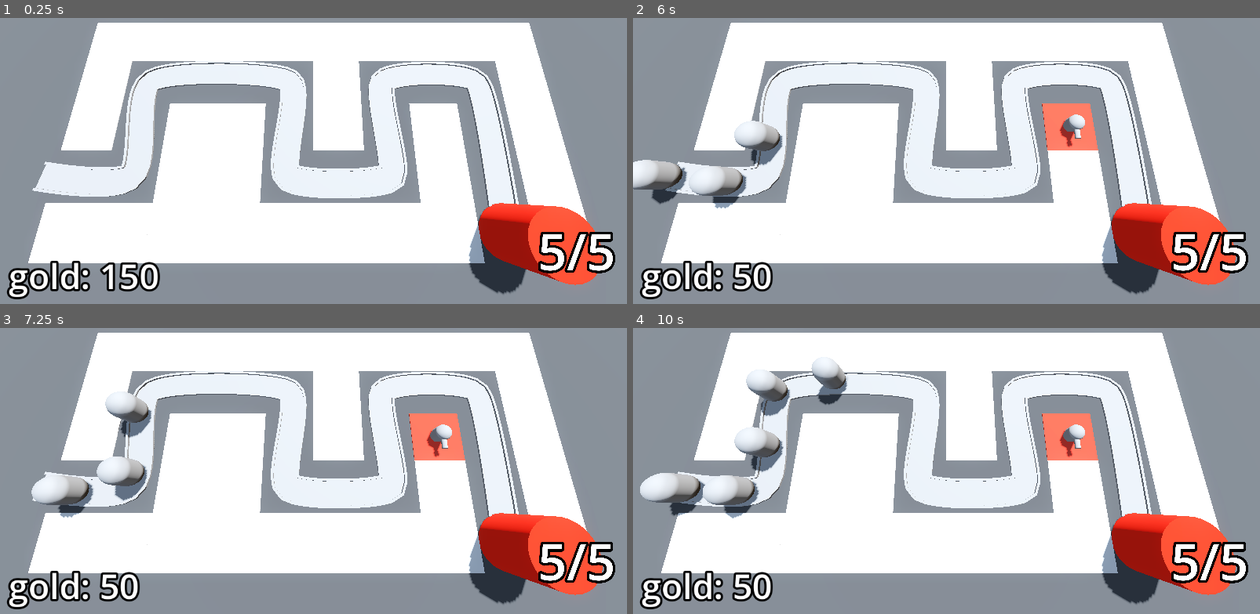
Above: before the commit, frames 1-4 (two rows, left to right).
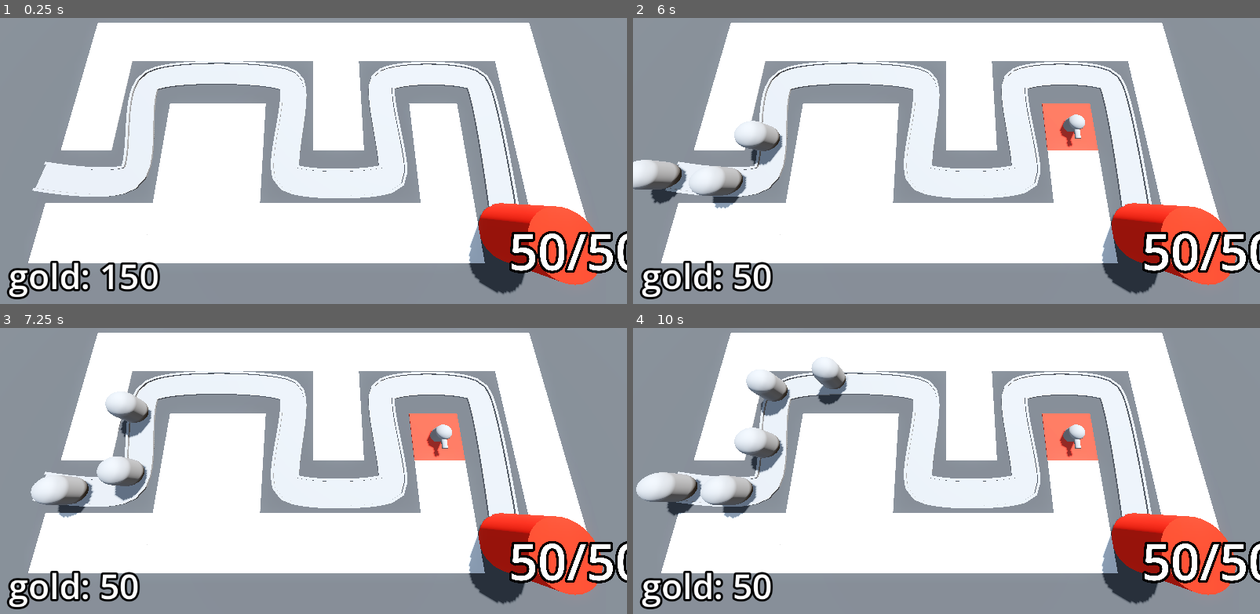
Above: after the commit, the same moments.

Repository: Bzparkes/BarbarianBlaster
Game: Godot game, scene res://BaseLevel.tscn
Two runs of this game, one before a commit and one after it. Both use one fixed random seed, a clock stepped at 60 frames per second and the inputs below.
Inputs (mouse positions are in pixels of both pictures, inside the frame that each line leads up to):
- Up to frame 1 (0.25 s): no input
- Up to frame 2 (6 s): tap Enter at 0.5, 2 s; move the mouse to (1084, 112) at 0.52 s; press the mouse at (1084, 112) at 0.53 s; tap Space at 1.25 s; move the mouse to (821, 146) at 1.27 s; release the mouse at (821, 146) at 1.28 s; click (821, 146) at 1.35 s; move the mouse to (1009, 52) at 2.02 s; press the mouse at (1009, 52) at 2.03 s; move the mouse to (915, 201) at 2.77 s; release the mouse at (915, 201) at 2.78 s; click (915, 201) at 2.85 s; move the mouse to (1134, 183) at 3.52 s; press the mouse at (1134, 183) at 3.53 s; move the mouse to (758, 78) at 4.27 s; release the mouse at (758, 78) at 4.28 s; click (758, 78) at 4.35 s; move the mouse to (977, 129) at 5.02 s; press the mouse at (977, 129) at 5.03 s; move the mouse to (852, 43) at 5.77 s; release the mouse at (852, 43) at 5.78 s; click (852, 43) at 5.85 s
- Up to frame 3 (7.25 s): move the mouse to (451, 422) at 6.52 s; press the mouse at (451, 422) at 6.53 s
- Up to frame 4 (10 s): move the mouse to (821, 456) at 7.27 s; release the mouse at (821, 456) at 7.28 s; click (821, 456) at 7.35 s; move the mouse to (1009, 362) at 8.02 s; press the mouse at (1009, 362) at 8.03 s; move the mouse to (915, 511) at 8.77 s; release the mouse at (915, 511) at 8.78 s; click (915, 511) at 8.85 s; move the mouse to (1134, 493) at 9.52 s; press the mouse at (1134, 493) at 9.53 s

The runs differ from the first frame. In frame 1, 1.0% of the frame differs, in the area x 81-100%, y 74-90%; in frame 2, 1.1%; in frame 3, 1.1%; in frame 4, 1.6%, in the area x 0-100%, y 34-90%.

Commit message:
Added curves for scaling enemy health, as well as ensuring the enemies stop spawning after 30 seconds and disappear when they reach the base

Diff:
--- a/Base/base.gd
+++ b/Base/base.gd
@@ -1,11 +1,10 @@
 extends Node3D
 
-@export var maximum_health: int = 5
+@export var maximum_health: int
 
 var current_health: int:
 	set(health_in):
 		current_health = health_in
-		print("health was changed")
 		label_3d.text = str(current_health) + "/" + str(maximum_health)
 		var red: Color = Color.RED
 		var white: Color = Color.WHITE
@@ -17,10 +16,6 @@
 
 func _ready() -> void:
 	current_health = maximum_health
-	var my_name: String = "Byron"
-	var my_number: int = 41
-	print(my_name + " - " + str(my_number))
 
 func take_damage() -> void:
-	print("damage taken")
 	current_health -= 1
--- a/BaseLevel.tscn
+++ b/BaseLevel.tscn
@@ -120,6 +120,7 @@
 
 [node name="Base" parent="." instance=ExtResource("3_o2j4u")]
 transform = Transform3D(1, 0, 0, 0, 1, 0, 0, 0, 1, 14, 0, 10)
+maximum_health = 50
 
 [node name="TurretManager" type="Node3D" parent="." node_paths=PackedStringArray("enemy_path")]
 script = ExtResource("5_cwwxe")
@@ -153,3 +154,4 @@
 [node name="DifficultyManager" parent="." instance=ExtResource("9_xkmwr")]
 
 [connection signal="timeout" from="EnemyPath/Timer" to="EnemyPath" method="spawn_enemy"]
+[connection signal="stop_spawning_enemies" from="DifficultyManager" to="EnemyPath" method="_on_difficulty_manager_stop_spawning_enemies"]
--- a/DifficultyManager/difficulty_manager.gd
+++ b/DifficultyManager/difficulty_manager.gd
@@ -1,21 +1,25 @@
 extends Node
+
+signal stop_spawning_enemies
 
 @export var game_length := 30.0
 @export var spawn_time_curve: Curve
+@export var enemy_health_curve: Curve
 
 @onready var timer: Timer = $Timer
 
-# Called when the node enters the scene tree for the first time.
 func _ready() -> void:
 	timer.start(game_length)
-
-
-# Called every frame. 'delta' is the elapsed time since the previous frame.
-func _process(delta: float) -> void:
-	print(get_spawn_time())
 
 func game_progress_ratio() -> float:
 	return 1.0 - (timer.time_left / game_length)
 
 func get_spawn_time() -> float:
 	return spawn_time_curve.sample(game_progress_ratio())
+
+func get_enemy_health() -> float:
+	return enemy_health_curve.sample(game_progress_ratio())
+
+
+func _on_timer_timeout() -> void:
+	stop_spawning_enemies.emit()
--- a/DifficultyManager/difficulty_manager.tscn
+++ b/DifficultyManager/difficulty_manager.tscn
@@ -1,15 +1,23 @@
-[gd_scene load_steps=3 format=3 uid="uid://mkj7f0lctt2k"]
+[gd_scene load_steps=4 format=3 uid="uid://mkj7f0lctt2k"]
 
 [ext_resource type="Script" uid="uid://c8yn42cb1sska" path="res://DifficultyManager/difficulty_manager.gd" id="1_ab1g6"]
 
 [sub_resource type="Curve" id="Curve_ab1g6"]
-_limits = [0.25, 2.0, 0.0, 1.0040817]
-_data = [Vector2(0, 2), 0.0, -1.742886, 0, 1, Vector2(1.0040817, 0.25), -1.742886, 0.0, 1, 0]
+_limits = [0.5, 2.0, 0.0, 1.0040817]
+_data = [Vector2(0, 2), 0.0, -1.494024, 0, 1, Vector2(1.004, 0.5), -1.494024, 0.0, 1, 0]
+point_count = 2
+
+[sub_resource type="Curve" id="Curve_4w8ng"]
+_limits = [10.0, 150.0, 0.0, 1.0]
+_data = [Vector2(0, 10), 0.0, 140.0, 0, 1, Vector2(1, 150), 140.0, 0.0, 1, 0]
 point_count = 2
 
 [node name="DifficultyManager" type="Node"]
 script = ExtResource("1_ab1g6")
 spawn_time_curve = SubResource("Curve_ab1g6")
+enemy_health_curve = SubResource("Curve_4w8ng")
 
 [node name="Timer" type="Timer" parent="."]
 one_shot = true
+
+[connection signal="timeout" from="Timer" to="." method="_on_timer_timeout"]
--- a/Enemy/enemy.gd
+++ b/Enemy/enemy.gd
@@ -26,3 +26,4 @@
 	if progress_ratio == 1.0:
 		base.take_damage()
 		set_process(false)
+		queue_free()
--- a/enemy_path.gd
+++ b/enemy_path.gd
@@ -7,5 +7,10 @@
 
 func spawn_enemy() -> void:
 	var new_enemy = enemy_scene.instantiate()
+	new_enemy.max_health = difficulty_manager.get_enemy_health()
 	add_child(new_enemy)
 	timer.wait_time = difficulty_manager.get_spawn_time()
+
+
+func _on_difficulty_manager_stop_spawning_enemies() -> void:
+	timer.stop()
